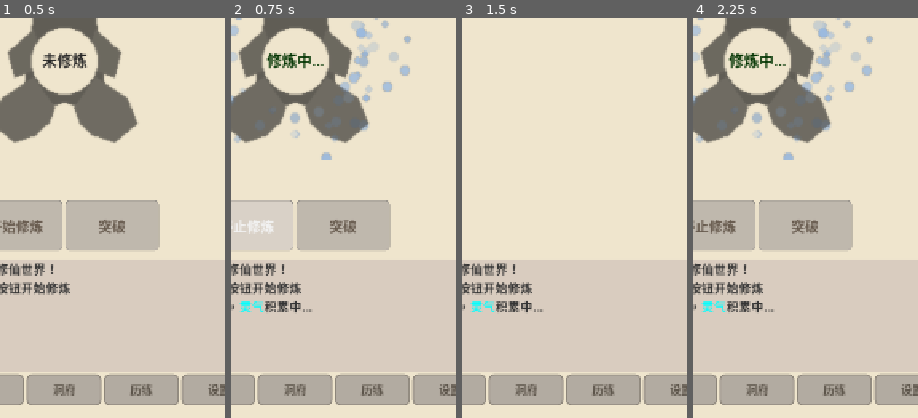
Above: before the commit, frames 1-4 (left to right).
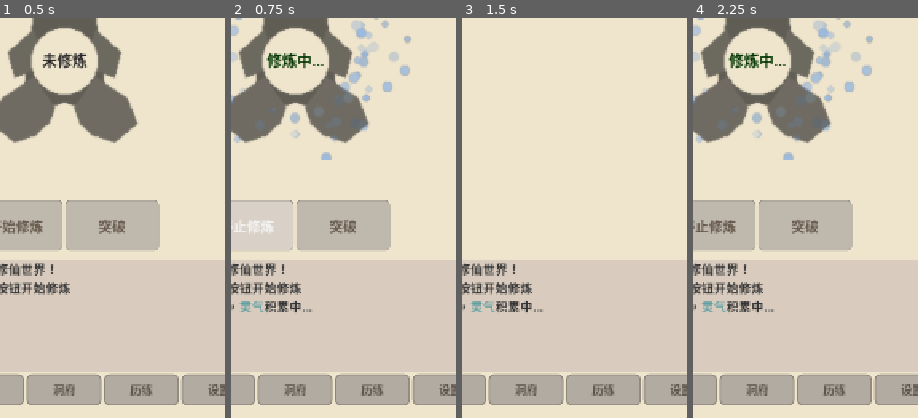
Above: after the commit, the same moments.

Repository: wcc11404/hello_world
Game: Godot game, scene res://scenes/main/Main.tscn
Same seed, same stepped clock (60 frames per second), same inputs: the game is played once before the commit and once after it.
Inputs:
- Up to frame 1 (0.5 s): no input
- Up to frame 2 (0.75 s): click "开始修炼" at 0.5 s
- Up to frame 3 (1.5 s): click "经脉" at 1.25 s
- Up to frame 4 (2.25 s): click "修炼" at 2 s
The pictures show only the part of the screen within x 36-86%, y 50-100%; the shares and areas given below are measured in that part.

Frame 1 is identical in both runs. In frame 2, 0.2% of the frame differs, in the area x 3-15%, y 70-74%; in frame 3, 0.2%; in frame 4, 0.2%.

Commit message:
refactor: 调整日志高亮颜色并完善文档
- 日志颜色调整为柔和色调，避免刺眼
- 灵石使用深金色(#B8860B)，更清晰
- 战斗消息只高亮成功/失败关键字
- 移除获得奖励的高亮
- 完善LOG_SYSTEM.md文档，记录颜色代码

Diff:
--- a/scripts/ui/LogManager.gd
+++ b/scripts/ui/LogManager.gd
@@ -65,23 +65,21 @@
 func _format_message(message: String, log_type: LogType) -> String:
 	var result = message
 
-	# 系统消息高亮
+	# 系统消息高亮（使用柔和的颜色）
 	if log_type == LogType.SYSTEM:
 		if "灵石" in result:
-			result = _highlight_reward(result, "灵石", "gold")
+			result = _highlight_reward(result, "灵石", "#B8860B")  # 深金色
 		if "灵气" in result:
-			result = _highlight_reward(result, "灵气", "cyan")
-		result = result.replace("成功", "[color=green]成功[/color]")
-		result = result.replace("失败", "[color=red]失败[/color]")
-		result = result.replace("离线总计时间", "[color=yellow]离线总计时间[/color]")
-		result = result.replace("获得奖励", "[color=yellow]获得奖励[/color]")
-	# 战斗消息高亮
+			result = _highlight_reward(result, "灵气", "#5F9EA0")  # 柔和青色
+		result = result.replace("成功", "[color=#6B8E23]成功[/color]")  # 柔和绿色
+		result = result.replace("失败", "[color=#CD5C5C]失败[/color]")  # 柔和红色
+		result = result.replace("离线总计时间", "[color=#B8860B]离线总计时间[/color]")  # 深金色
+	# 战斗消息高亮（使用柔和的颜色）
 	else:
-		result = result.replace("造成了", "[color=red]造成了[/color]")
-		result = result.replace("点伤害", "[color=red]点伤害[/color]")
-		result = result.replace("历练成功", "[color=green]历练成功[/color]")
-		result = result.replace("历练失败", "[color=red]历练失败[/color]")
-		result = result.replace("通关", "[color=green]通关[/color]")
+		result = result.replace("造成了", "[color=#CD5C5C]造成了[/color]")  # 柔和红色
+		result = result.replace("点伤害", "[color=#CD5C5C]点伤害[/color]")  # 柔和红色
+		result = result.replace("成功", "[color=#6B8E23]成功[/color]")  # 柔和绿色
+		result = result.replace("失败", "[color=#CD5C5C]失败[/color]")  # 柔和红色
 
 	return result
 
Not shown, added: docs/LOG_SYSTEM.md
